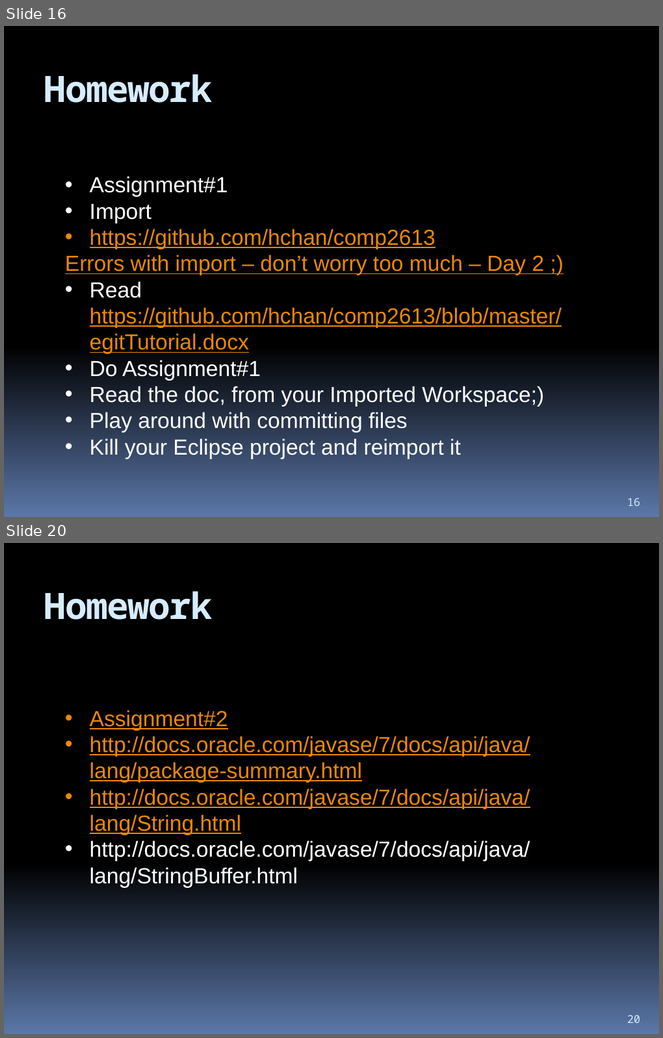
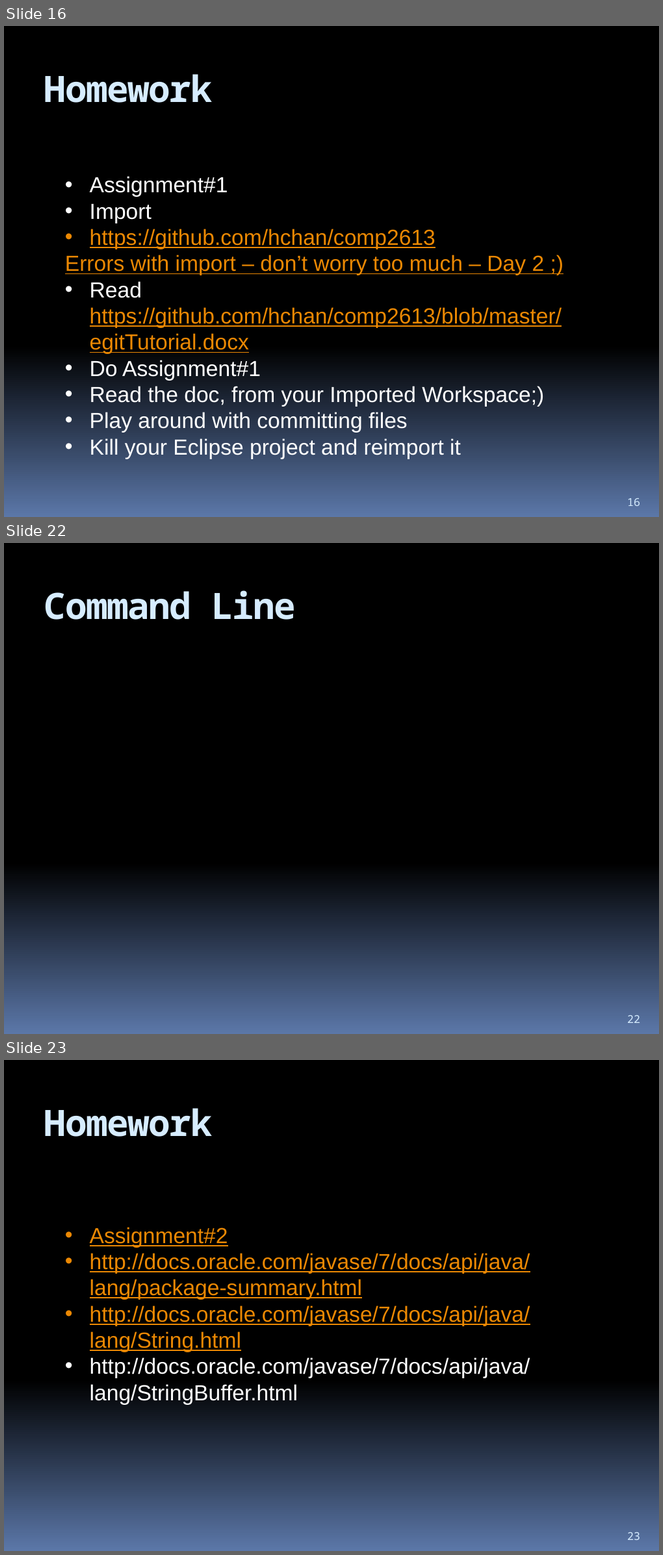
Before and after one commit to hchan/comp2613, a slide deck: coursePresentation.pptx. Shown one above the other, each under a label of ours: slides 16 and 20 before the commit, slides 16, 22 and 23 after it; the slides between them are not shown. The pictures are 663x1038 and 663x1555 pixels, drawn with LibreOffice and Linux fonts; fonts in the diff are those of the drawing. Boxes give left, top, right and bottom in pixels: in the first picture for what was removed or moved away, otherwise in the second. Text is boxed around its words. In the diff, an @@ line names an element or a change of style, - is before the commit and + after.

```diff
--- a/coursePresentation.pptx
+++ b/coursePresentation.pptx
@@ slide 22 added at bbox=[4, 543, 659, 1034], background gradient #000000 to #5B77A8 @@
@@ title added at bbox=[44, 590, 296, 620], 40 pt, text #D6ECFF, bold @@
+Command Line
@@ page number added at bbox=[627, 1016, 640, 1023], 12 pt, text #D6ECFF @@
+22
@@ what was slide 20 is now slide 23 @@
@@ page number at bbox=[627, 1533, 640, 1540]: text changed @@
-20
+23
```
Also in this commit, not shown: 3 slides changed, 2 other slides added, 11 other files.
